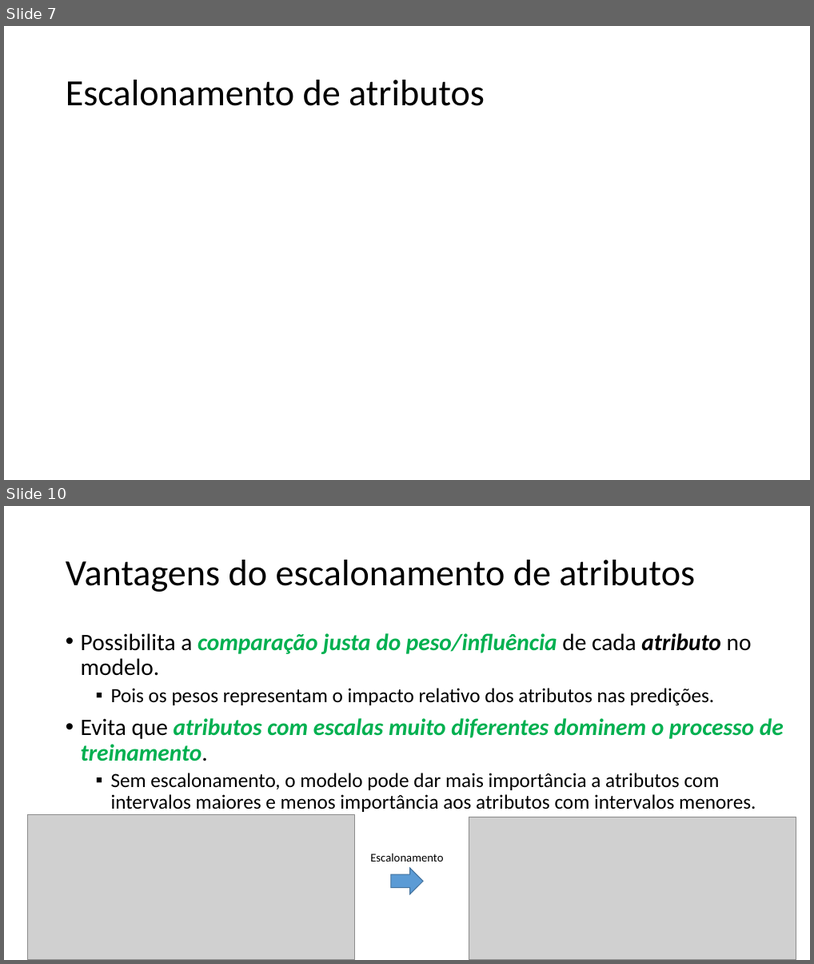
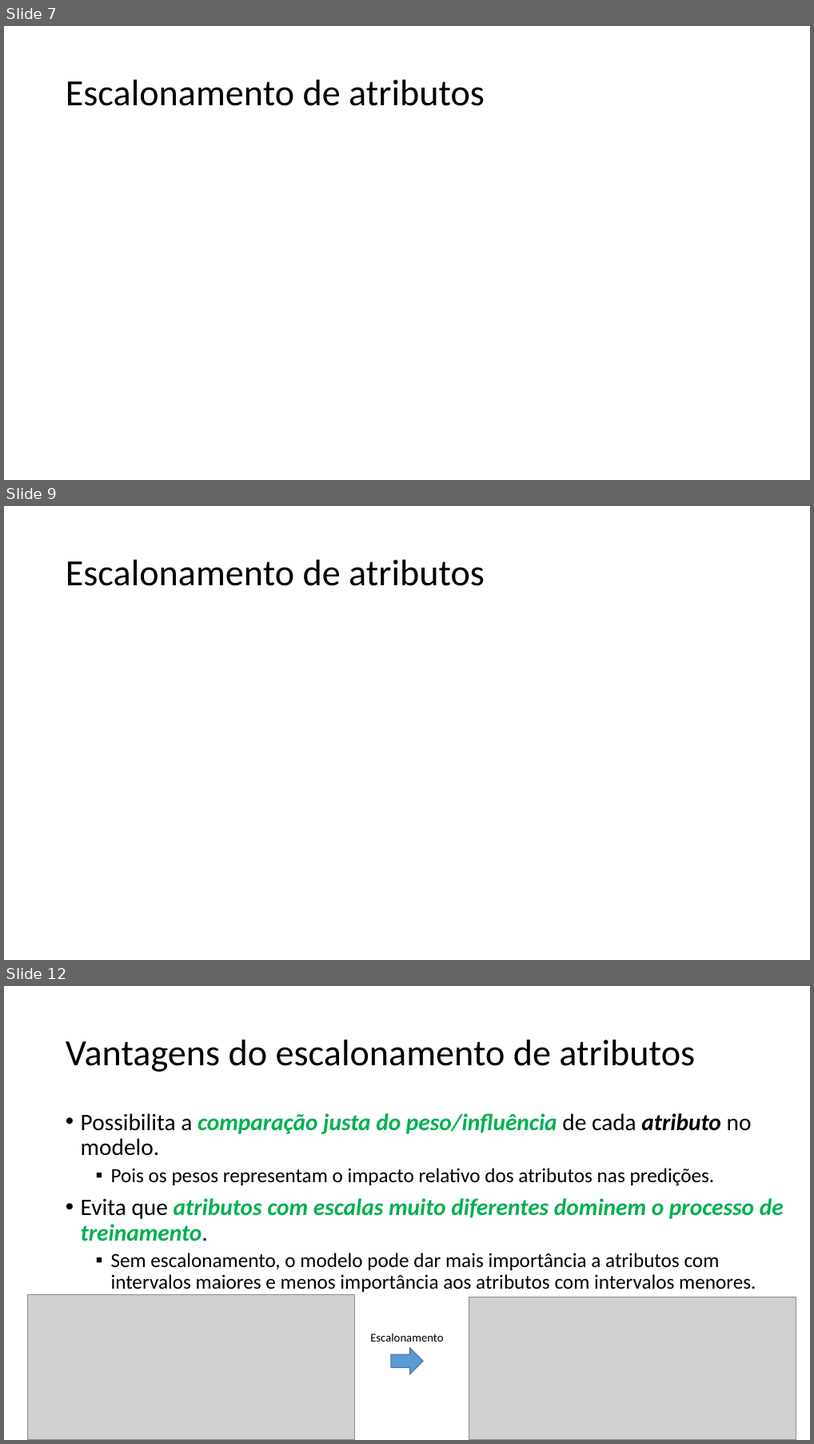
Before and after one commit to zz4fap/t319_aprendizado_de_maquina, a slide deck: slides/T319_Regressão_Linear (Parte IV).pptx. Shown one above the other, each under a label of ours: slides 7 and 10 before the commit, slides 7, 9 and 12 after it; the slides between them are not shown. The pictures are 814x964 and 814x1444 pixels, drawn with LibreOffice and Linux fonts; fonts in the diff are those of the drawing; grey boxes stand for pictures. Boxes give left, top, right and bottom in pixels: in the first picture for what was removed or moved away, otherwise in the second. Text is boxed around its words. In the diff, an @@ line names an element or a change of style, - is before the commit and + after.

```diff
--- a/slides/T319_Regressão_Linear (Parte IV).pptx
+++ b/slides/T319_Regressão_Linear (Parte IV).pptx
@@ slide 9 added at [4, 506, 810, 960], background #FFFFFF @@
@@ title added at [66, 560, 485, 586], 44 pt, text #000000 @@
+Escalonamento de atributos
@@ what was slide 10 is now slide 12 @@
```
Also in this commit, not shown: 6 slides changed, 3 other slides added, 2 other files.
